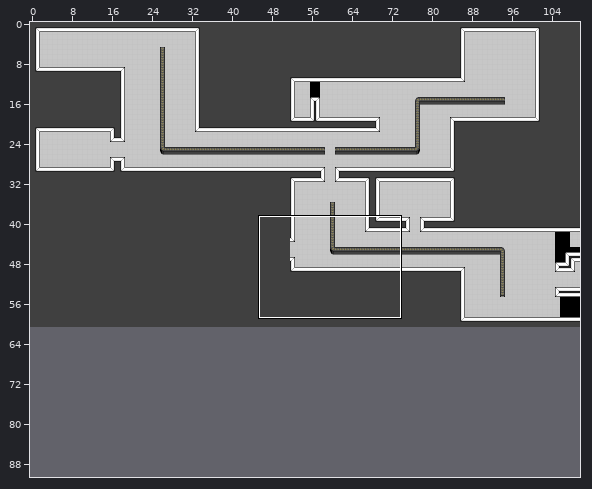
One commit to this Tiled map (JSON): Assets/Maps/Level-001.tmj. Above, an overview of the earlier version with the close-up marked.
Close-up. Before:
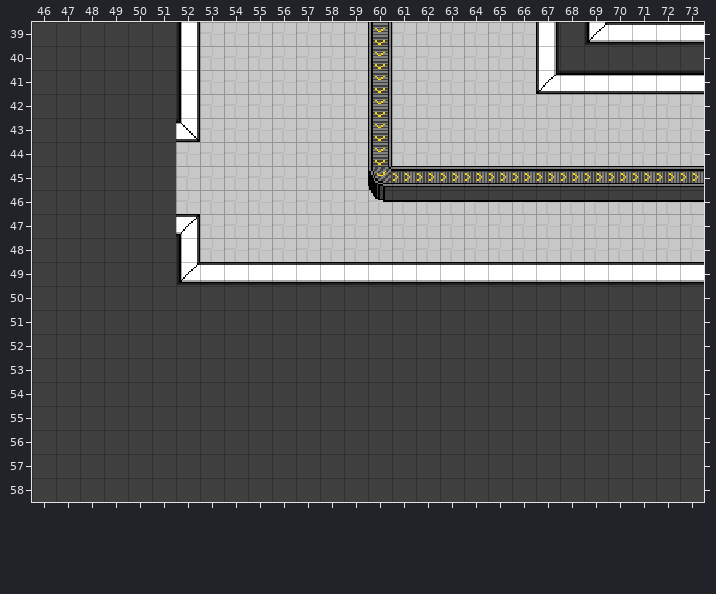
Cells are 16x16 px. Shown: x 46..73, y 39..58. The commit also changed other parts of the map, which this record leaves out. Tiles whose own drawing changed are shown in their newer look in all pictures. The old version is drawn lined up with the new one.
New version:
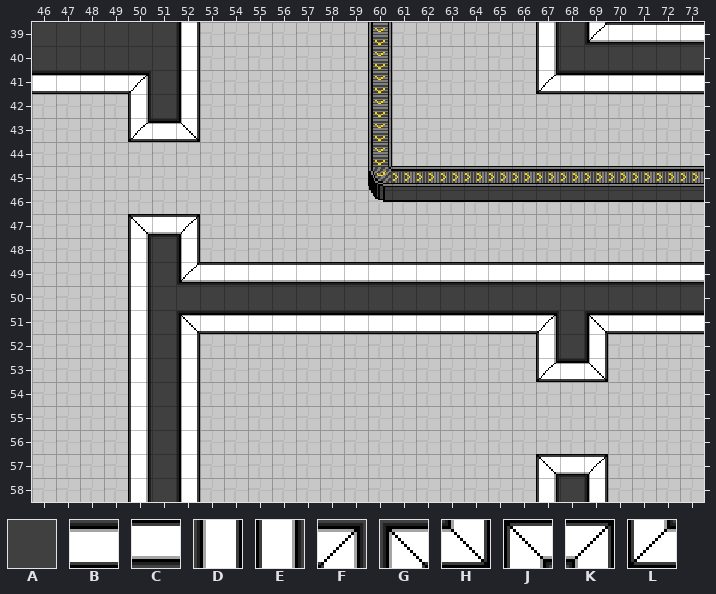
Key: from "Placeholder": A 0, B 1, C 1 turned 180, D 1 turned 270, E 1 turned 90, F 2, G 2 turned 270, H 3, J 3 turned 180, K 3 turned 270, L 3 turned 90.
_ is an empty cell.
Tiles replaced or removed in this view: A.
What changed:
Changed rows in their new state; . is an unchanged cell.
map size 120x61 -> 120x91 cells
Layer "Walls":
first column x 46:
41 BBBBF.......................
42 ____E.......................
43 ____LB......................
44 ______......................
45 ______......................
46 ______......................
47 ____JC......................
48 ____E.......................
49 ____E.......................
50 ____E.......................
51 ____E.GBBBBBBBBBBBBBBF.GBBBB
52 ____E.D______________E.D____
53 ____E.D______________LBH____
54 ____E.D_____________________
55 ____E.D_____________________
56 ____E.D_____________________
57 ____E.D______________JCK____
58 ____E.D______________E.D____
Where, in picture pixels (left, top, right, bottom), the same in both close-ups:
changed: (32, 71, 176, 502)
changed: (177, 311, 704, 502)
